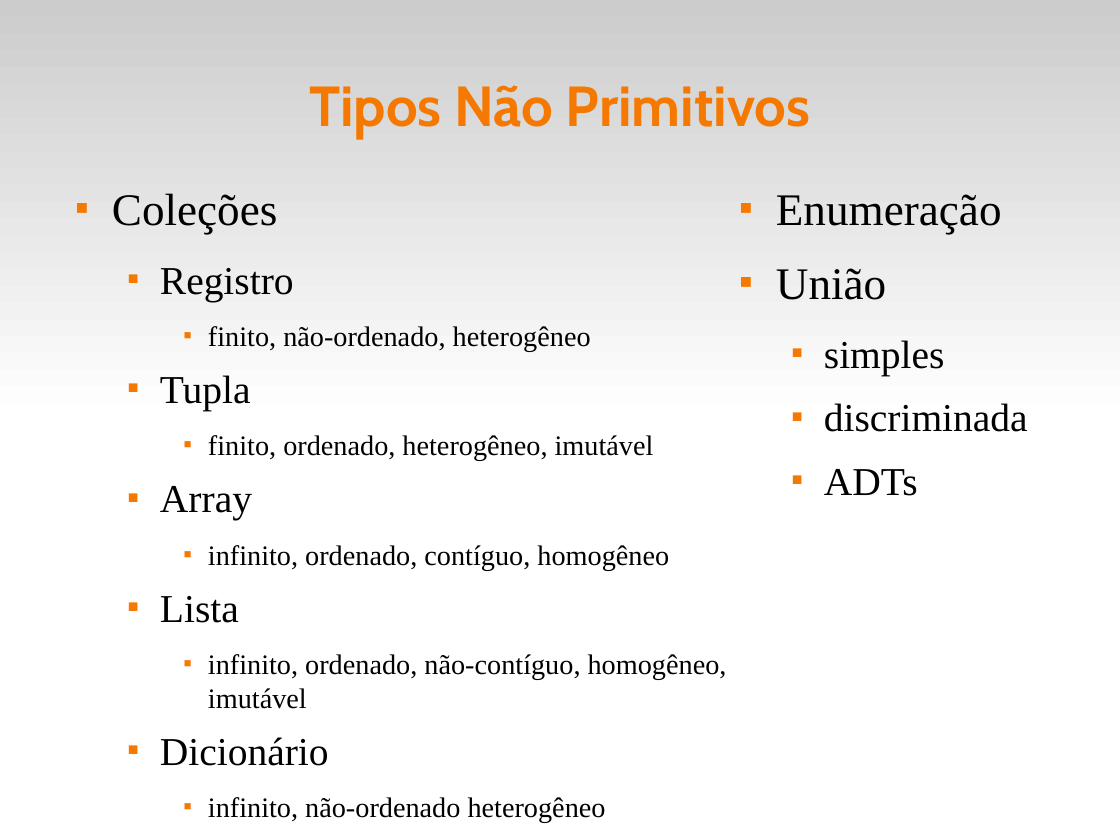
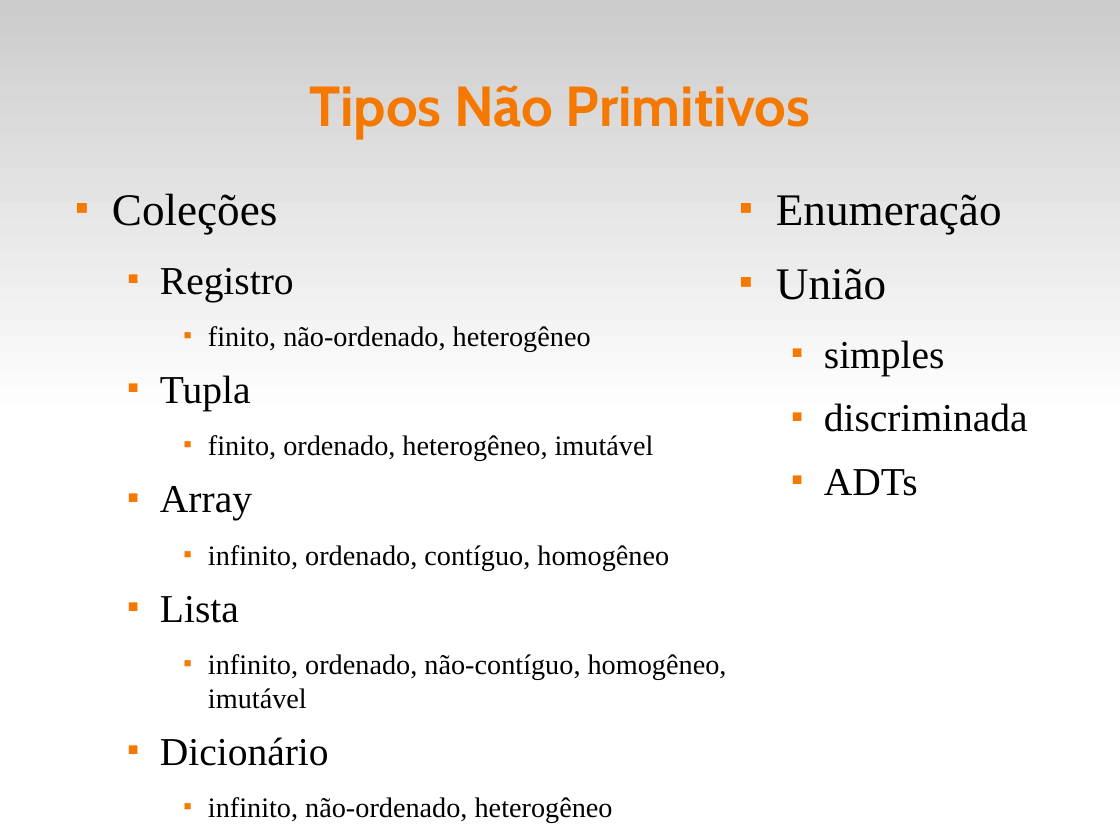
Before and after one commit to faipo/EDL, a slide deck: slide 38 of slides/edl-05-data.odp. Drawn at 1120x840 pixels with LibreOffice and Linux fonts; fonts in the diff are those of the drawing. Boxes give left, top, right and bottom in pixels: in the first picture for what was removed or moved away, otherwise in the second. Text is boxed around its words. In the diff, an @@ line names an element or a change of style, - is before the commit and + after.

```diff
--- a/slides/edl-05-data.odp
+++ b/slides/edl-05-data.odp
@@ text at [208, 797, 613, 822]: text changed @@
-    ■ infinito, não-ordenado heterogêneo
+    ■ infinito, não-ordenado, heterogêneo
```
Also in this commit, not shown: 1 other slide changed, 8 other files.
